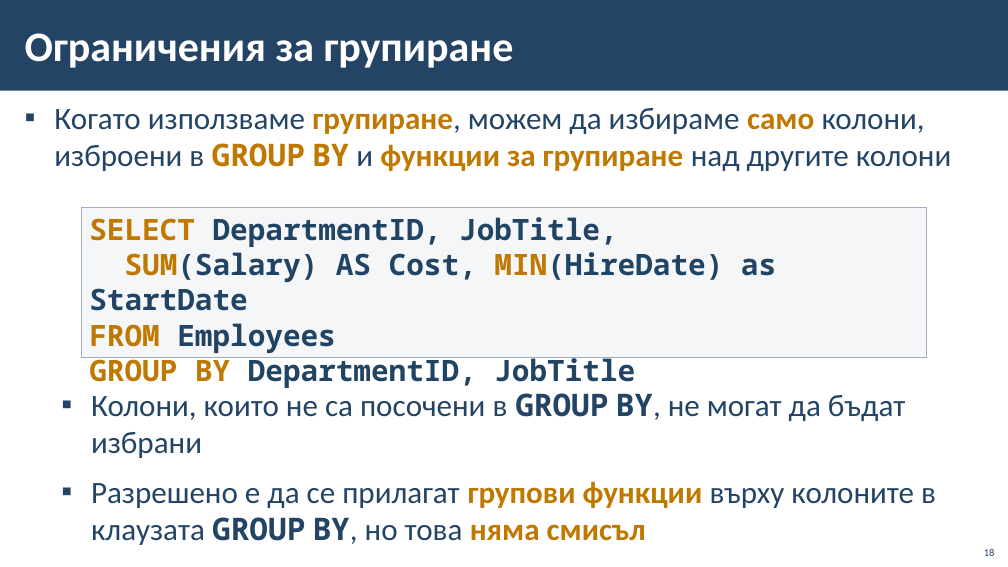
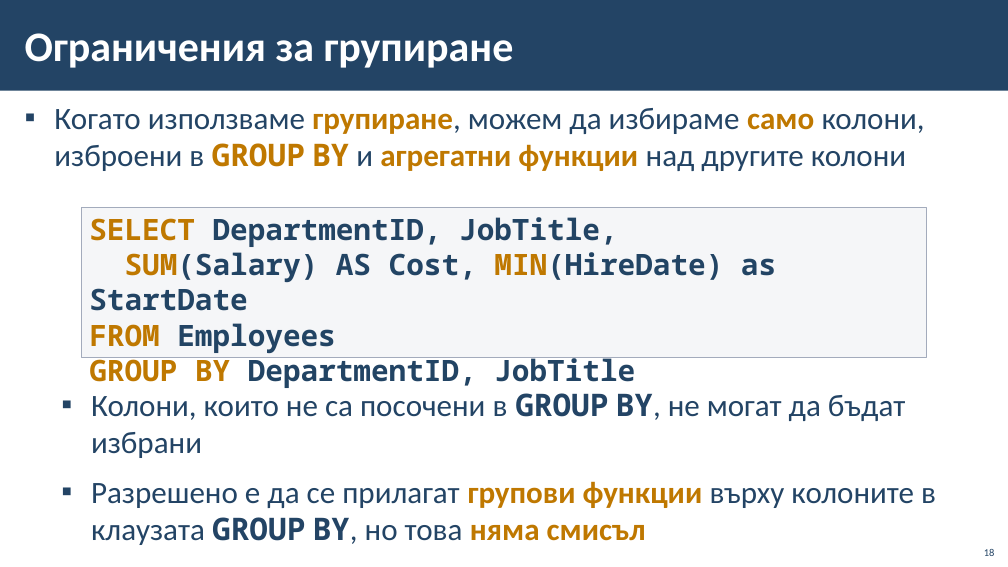
Before and after one commit to BG-IT-Edu/School-Programming, a slide deck: slide 18 of Courses/Software-Sciences/Module-3-Databases-New/11-Group-and-Aggregate-Functions/11-Group-and-Aggregate-Functions.pptx. Drawn at 1008x567 pixels with LibreOffice and Linux fonts; fonts in the diff are those of the drawing; background and template pictures are left out. Boxes give left, top, right and bottom in pixels: in the first picture for what was removed or moved away, otherwise in the second. Text is boxed around its words. In the diff, an @@ line names an element or a change of style, - is before the commit and + after.

```diff
--- a/Courses/Software-Sciences/Module-3-Databases-New/11-Group-and-Aggregate-Functions/11-Group-and-Aggregate-Functions.pptx
+++ b/Courses/Software-Sciences/Module-3-Databases-New/11-Group-and-Aggregate-Functions/11-Group-and-Aggregate-Functions.pptx
@@ text at [54, 108, 925, 171]: text changed @@
-▪ Когато използваме групиране, можем да избираме само колони, изброени в GROUP BY и функции за групиране над другите колони
+▪ Когато използваме групиране, можем да избираме само колони, изброени в GROUP BY и агрегатни функции над другите колони
```
Also in this commit, not shown: 5 other slides changed, 2 other files.
